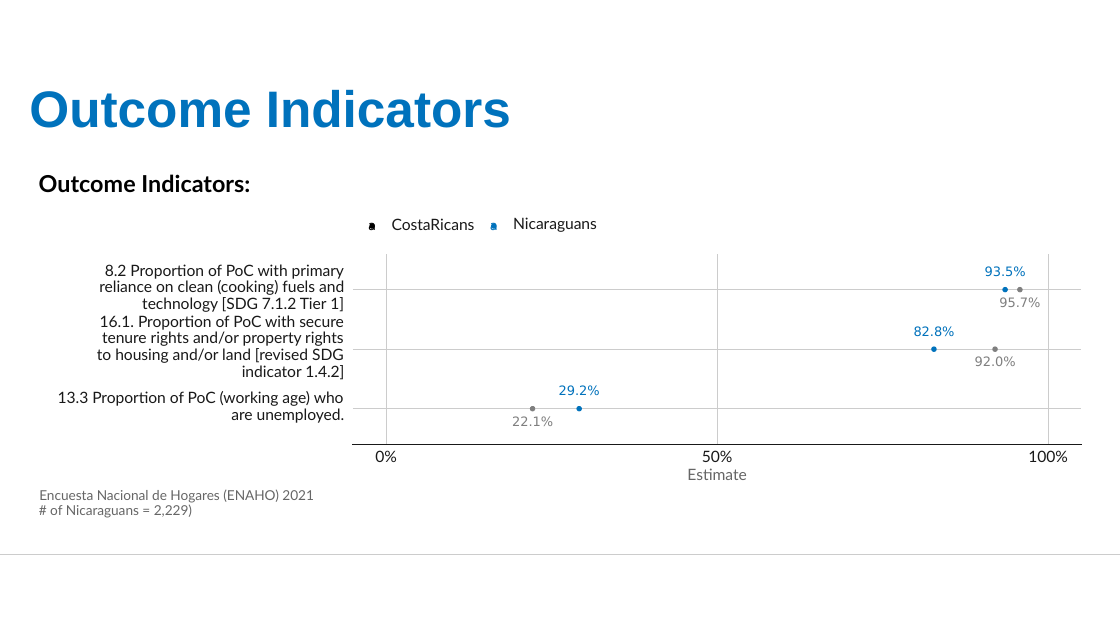
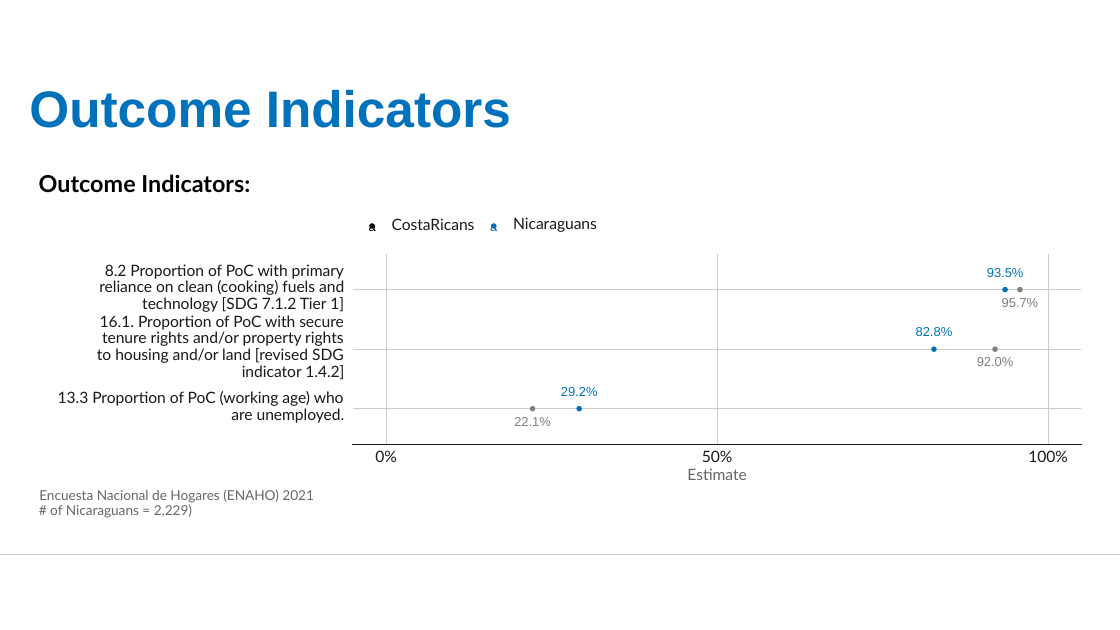
Before and after one commit to UNHCR-CostaRica/ENAHO_2021, a slide deck: slide 6 of COSTA-RICA---RBM-Impact-Indicators-from-ENAHO.pptx. Drawn at 1120x630 pixels with LibreOffice and Linux fonts; fonts in the diff are those of the drawing; background and template pictures are left out. Boxes give left, top, right and bottom in pixels: in the first picture for what was removed or moved away, otherwise in the second. Text is boxed around its words. In the diff, an @@ line names an element or a change of style, - is before the commit and + after.

```diff
--- a/COSTA-RICA---RBM-Impact-Indicators-from-ENAHO.pptx
+++ b/COSTA-RICA---RBM-Impact-Indicators-from-ENAHO.pptx
@@ font DejaVu Sans to Arial in 6 elements at (561, 387, 598, 396), (977, 357, 1014, 366), (514, 417, 551, 426), (916, 327, 953, 336), (987, 268, 1024, 277), (1002, 298, 1039, 307) @@
```
Also in this commit, not shown: 4 other slides changed, 1 other file.
